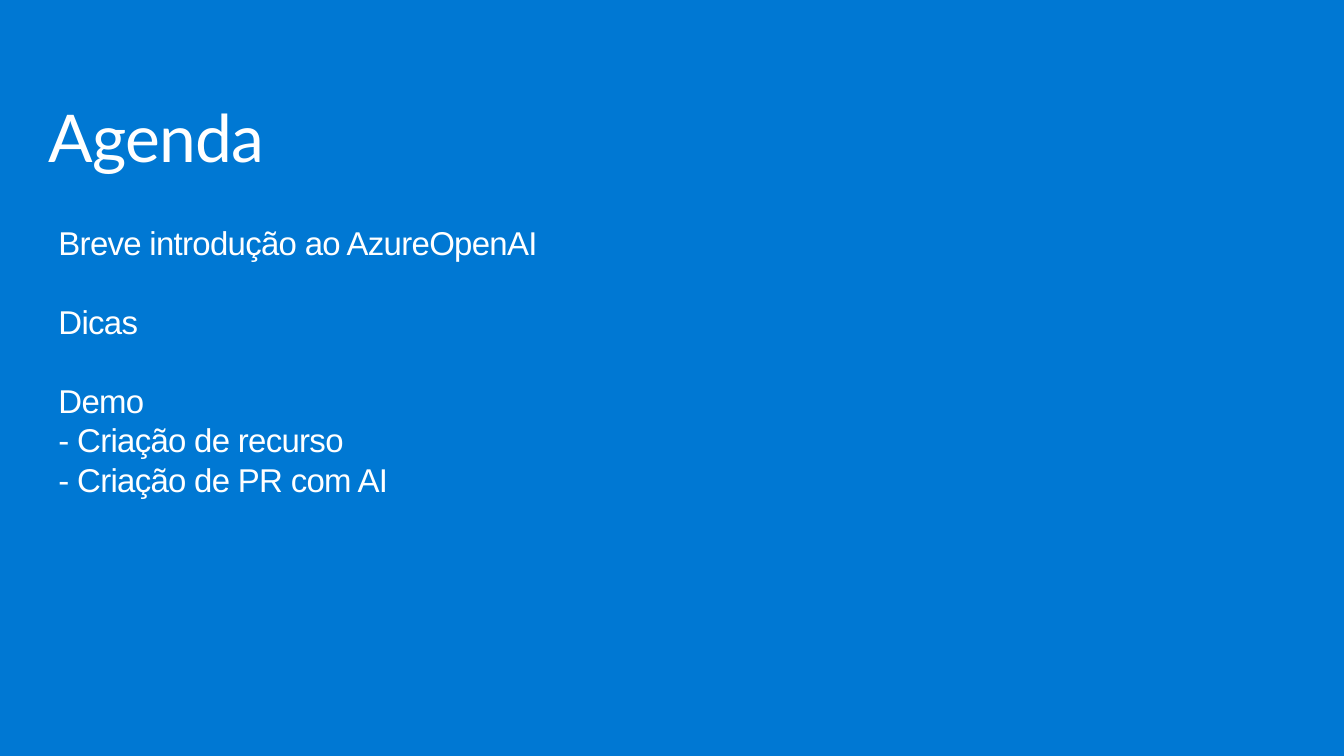
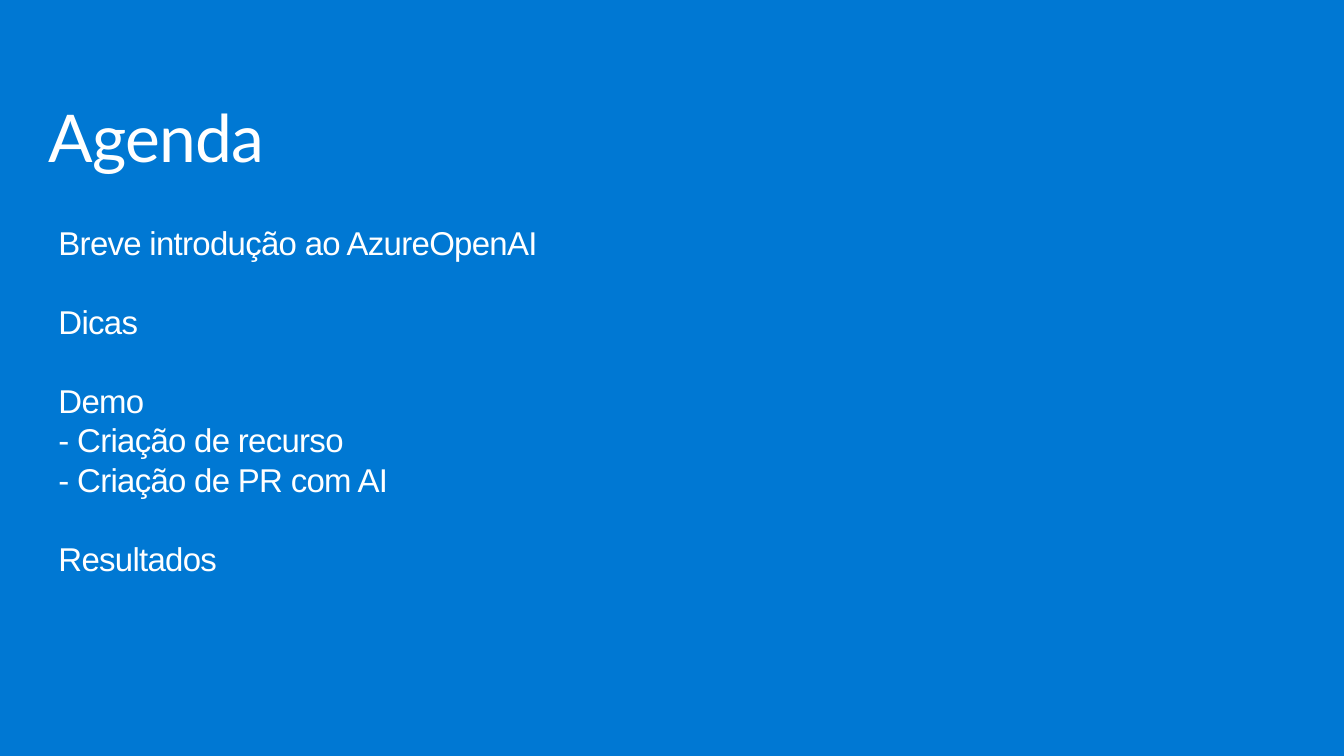
Before and after one commit to jpitapeva/azureopenai, a slide deck: slide 4 of AzureOpenAI.pptx. Drawn at 1344x756 pixels with LibreOffice and Linux fonts; fonts in the diff are those of the drawing; background and template pictures are left out. Boxes give left, top, right and bottom in pixels: in the first picture for what was removed or moved away, otherwise in the second. Text is boxed around its words. In the diff, an @@ line names an element or a change of style, - is before the commit and + after.

Commit message:
edita slide

```diff
--- a/AzureOpenAI.pptx
+++ b/AzureOpenAI.pptx
@@ text at (58, 547, 216, 572): paragraph added @@
+Resultados
```
